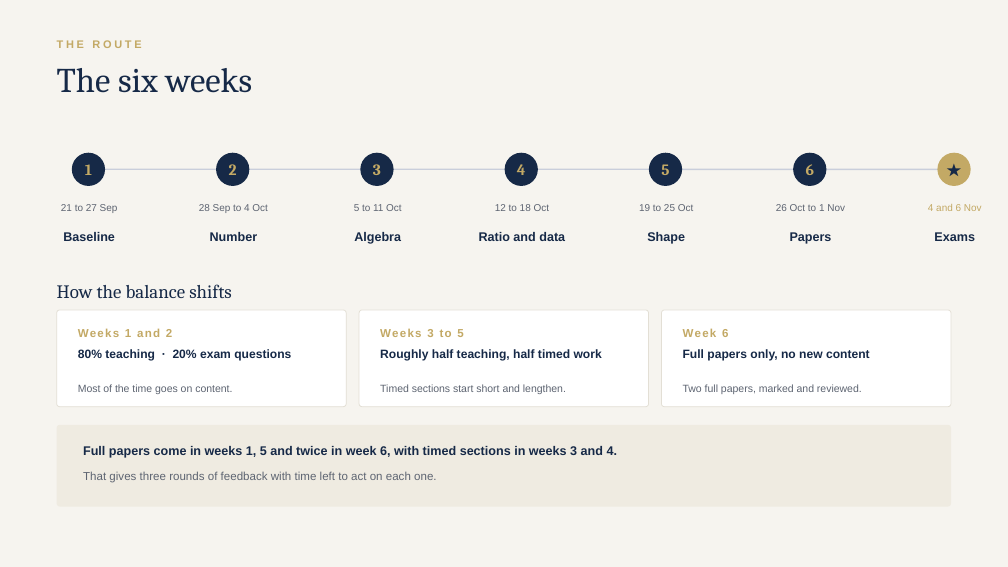
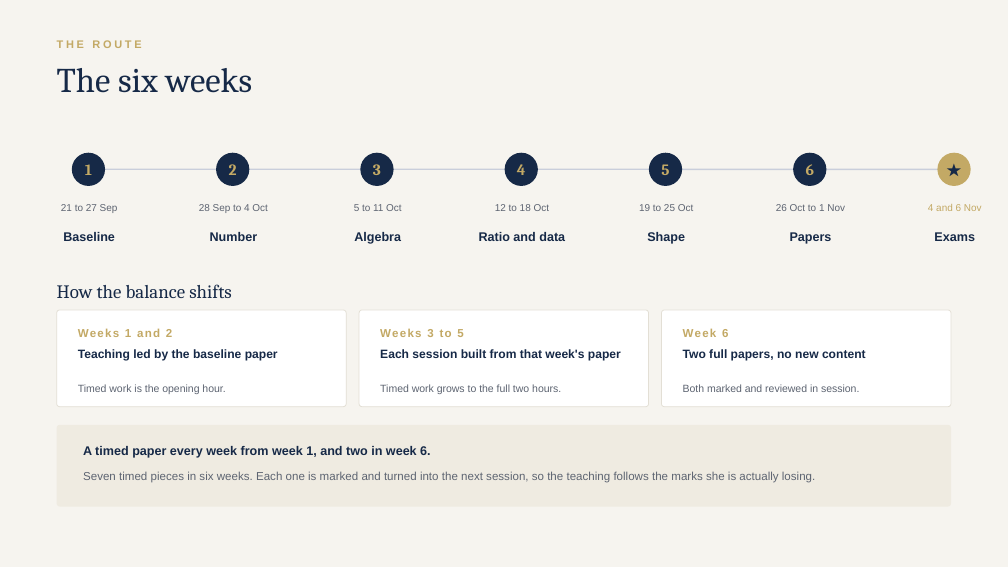
Before and after one commit to AliAljawabra/Daily, a slide deck: slide 5 of tutoring/charlotte/Charlotte_maths_plan.pptx. Drawn at 1008x567 pixels with LibreOffice and Linux fonts; fonts in the diff are those of the drawing. Boxes give left, top, right and bottom in pixels: in the first picture for what was removed or moved away, otherwise in the second. Text is boxed around its words. In the diff, an @@ line names an element or a change of style, - is before the commit and + after.

```diff
--- a/tutoring/charlotte/Charlotte_maths_plan.pptx
+++ b/tutoring/charlotte/Charlotte_maths_plan.pptx
@@ text at <box>78,349,278,360</box>: text changed @@
-80% teaching · 20% exam questions
+Teaching led by the baseline paper
@@ text at <box>380,349,621,360</box>: text changed @@
-Roughly half teaching, half timed work
+Each session built from that week's paper
@@ text at <box>683,349,866,360</box>: text changed @@
-Full papers only, no new content
+Two full papers, no new content
@@ text at <box>78,384,225,394</box>: text changed @@
-Most of the time goes on content.
+Timed work is the opening hour.
@@ text at <box>380,384,561,394</box>: text changed @@
-Timed sections start short and lengthen.
+Timed work grows to the full two hours.
@@ text at <box>683,384,859,392</box>: text changed @@
-Two full papers, marked and reviewed.
+Both marked and reviewed in session.
@@ text at <box>83,446,430,458</box>: text changed @@
-Full papers come in weeks 1, 5 and twice in week 6, with timed sections in weeks 3 and 4.
+A timed paper every week from week 1, and two in week 6.
@@ text at <box>83,471,815,483</box>: text changed @@
-That gives three rounds of feedback with time left to act on each one.
+Seven timed pieces in six weeks. Each one is marked and turned into the next session, so the teaching follows the marks she is actually losing.
```
Also in this commit, not shown: 8 other slides changed, 2 other files.
